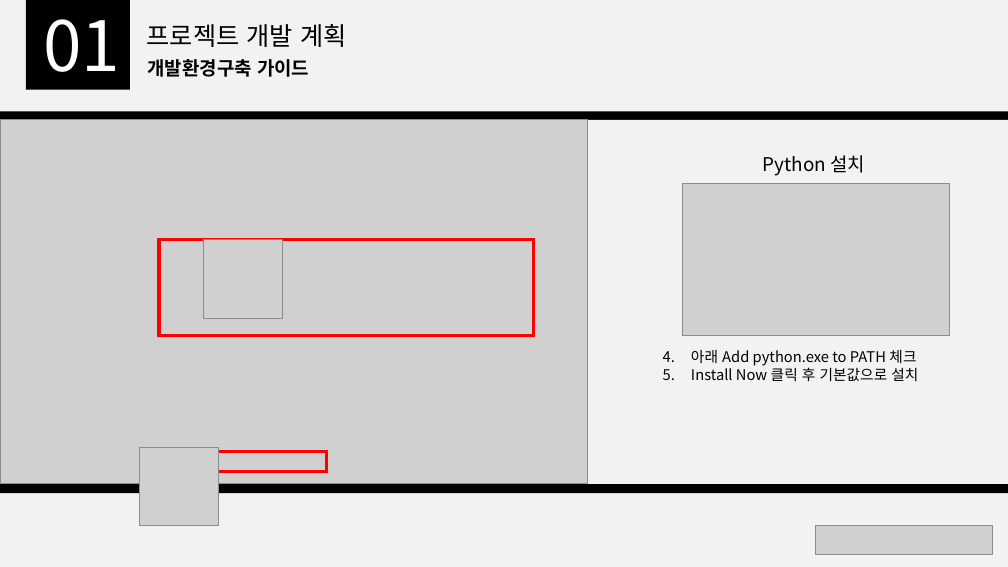
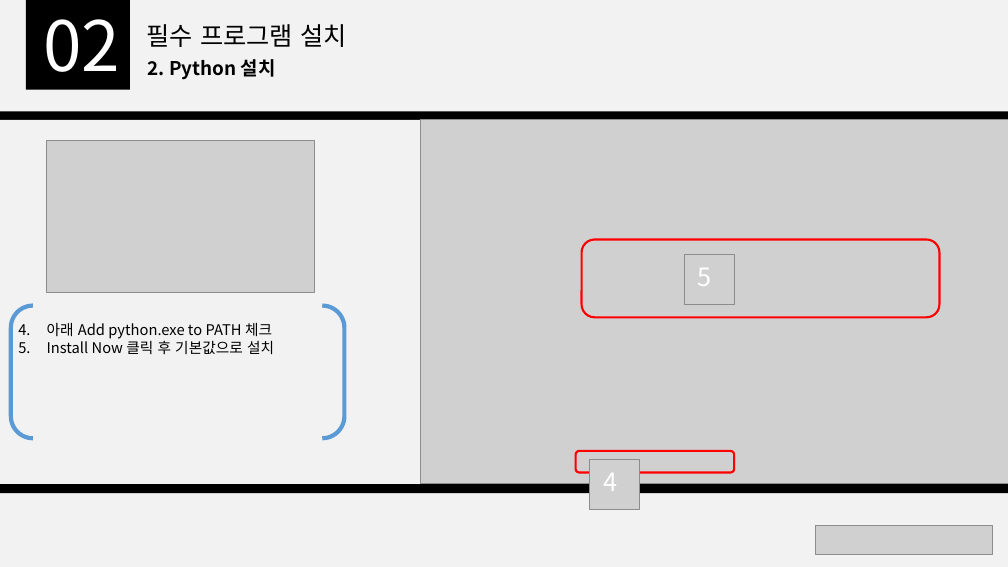
Before and after one commit to ljw971125/Python-, a slide deck: slide 6 of doc/개발환경 구축 가이드.pptx (slide 5 before the commit). Drawn at 1008x567 pixels with LibreOffice and Linux fonts; fonts in the diff are those of the drawing; grey boxes stand for pictures. Boxes give left, top, right and bottom in pixels: in the first picture for what was removed or moved away, otherwise in the second. Text is boxed around its words. In the diff, an @@ line names an element or a change of style, - is before the commit and + after.

Commit message:
프로젝트(발표)

```diff
--- a/doc/개발환경 구축 가이드.pptx
+++ b/doc/개발환경 구축 가이드.pptx
@@ text at bbox=[43, 19, 120, 72]: text changed @@
-01
+02
@@ text at bbox=[147, 24, 346, 47]: text changed @@
-프로젝트 개발 계획
+필수 프로그램 설치
@@ text at bbox=[147, 59, 276, 80]: text changed @@
-개발환경구축 가이드
+2. Python 설치
@@ picture: place and size @@
-picture at bbox=[0, 119, 588, 484]
+picture at bbox=[420, 119, 1008, 484]
@@ picture: place and size @@
-picture at bbox=[682, 184, 949, 336]
+picture at bbox=[47, 140, 314, 292]
@@ text removed at bbox=[763, 155, 865, 176] @@
-Python 설치
@@ rectangle removed at bbox=[159, 239, 533, 336] @@
@@ picture removed at bbox=[203, 239, 282, 318] @@
@@ rounded rectangle added at bbox=[582, 240, 939, 318], outline #FF0000 2 pt @@
@@ picture added at bbox=[684, 255, 734, 305] @@
@@ text added at bbox=[698, 268, 712, 286], 24 pt, text #FFFFFF @@
+5
@@ text "아래 Add python.exe to PATH ...": place and size @@
-text "아래 Add python.exe to PATH ..." at bbox=[691, 350, 918, 381]
+text "아래 Add python.exe to PATH ..." at bbox=[47, 323, 274, 354]
@@ bracket pair added at bbox=[11, 306, 344, 439], outline #5B9BD5 4 pt @@
@@ picture removed at bbox=[139, 447, 218, 526] @@
@@ rectangle removed at bbox=[159, 451, 327, 472] @@
@@ rounded rectangle added at bbox=[575, 451, 734, 473], outline #FF0000 2 pt @@
@@ picture added at bbox=[590, 460, 640, 510] @@
@@ text added at bbox=[603, 473, 617, 491], 24 pt, text #FFFFFF @@
+4
```
Also in this commit, not shown: 9 other slides changed, 4 slides added, 1 slide removed.
